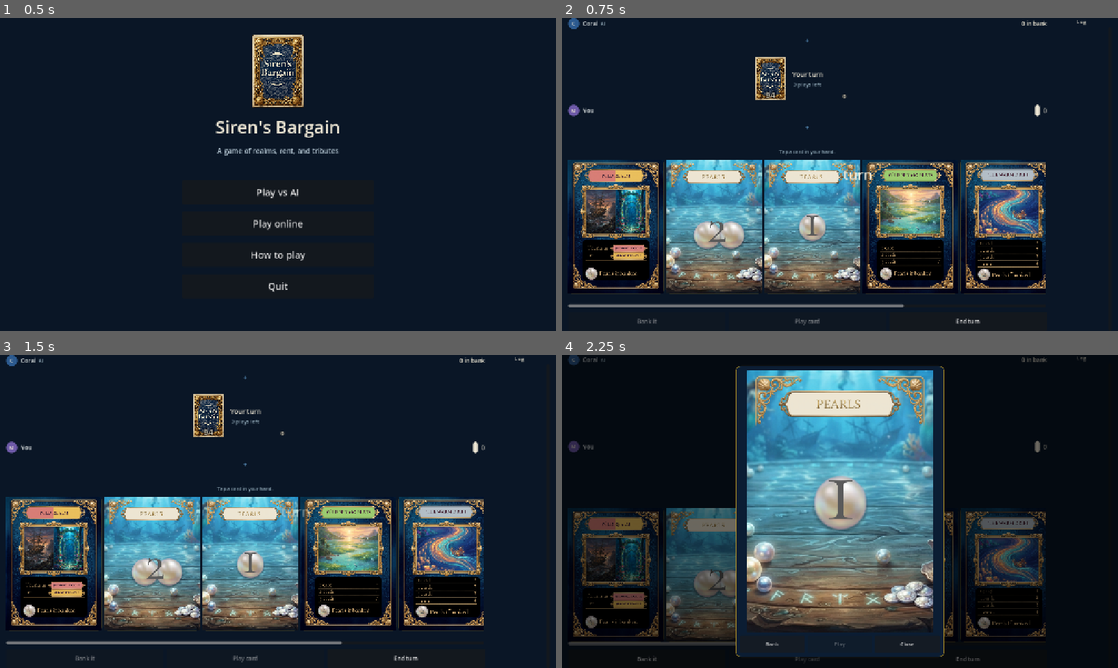
Above: before the commit, frames 1-4 (two rows, left to right).
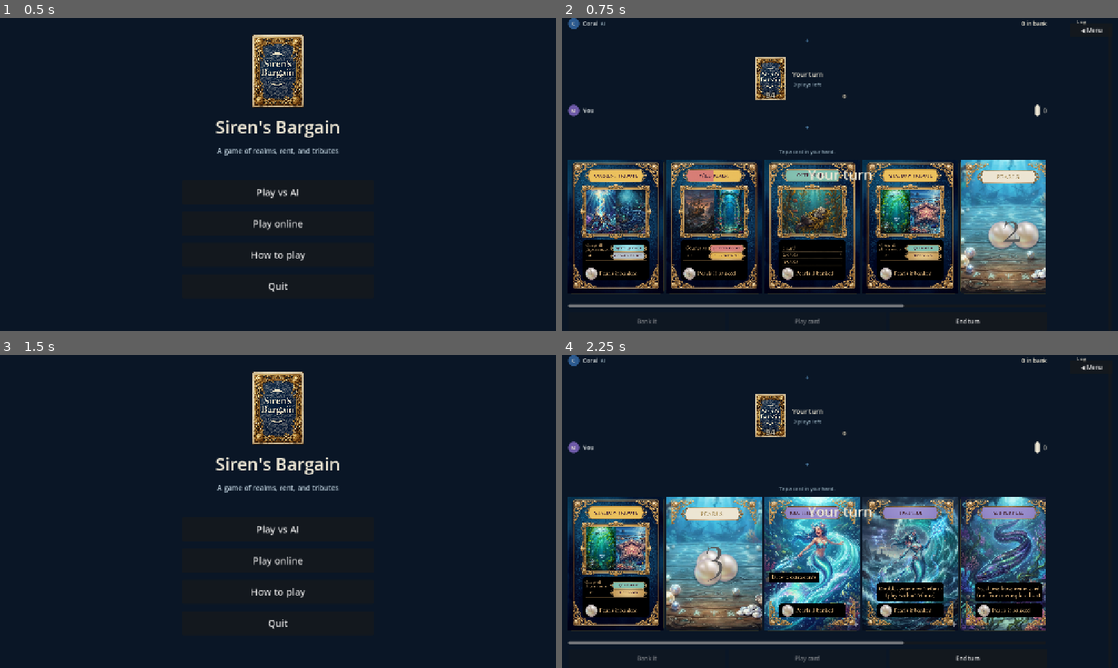
Above: after the commit, the same moments.

Repository: jordansaker/sirens-bargain
Game: Godot game, scene res://scenes/MainMenu.tscn
Two runs of this game, one before a commit and one after it. Both use one fixed random seed, a clock stepped at 60 frames per second and the inputs below.
Inputs (mouse positions are in pixels of both pictures, inside the frame that each line leads up to):
- Up to frame 1 (0.5 s): no input
- Up to frame 2 (0.75 s): click "Play vs AI" at 0.5 s
- Up to frame 3 (1.5 s): click (528, 367) at 1.25 s, where only the run after the commit has a clickable "◀ Menu"
- Up to frame 4 (2.25 s): click (840, 530) at 2 s, where only the run after the commit has a clickable "Play vs AI"

Frame 1 is identical in both runs. In frame 2, 25% of the frame differs, in the area x 4-98%, y 1-88%; in frame 3, 35%; in frame 4, 49%, in the area x 1-98%, y 0-99%.

Commit message:
Online sync: deck_init + basic actions, mid-game menu, JSON packed for web
- Online-mode host broadcasts a deck_init event on setup; guest applies it
  and joins the same starting state. Bank, play_realm, ride the current,
  Coral Cottage, Pearl Palace, wild shift, and end-turn all now send an
  event via NetworkClient and both peers apply.
- Refusable actions (Kraken / Eel / Trade / Toll / Feast / Tributes) are
  gated in online mode with a "not yet wired" prompt. The vs-AI path is
  untouched and still supports the full ruleset.
- Mid-game "◀ Menu" button in the top-right corner tears down any online
  session and returns to the main menu.
- Web export now packs `data/cards.json` via `include_filter="*.json"` —
  without this the exported build had an empty deck and no hand cards.

Also: the earlier revert on the starting deal (5, not 3) is preserved.

Follow-up: refusable-action network protocol (initiate → opponent refusal
modal → resolve) is the last networking piece before online is fully at
feature parity with vs-AI.

Co-Authored-By: Claude Opus 4.7 (1M context) <noreply@anthropic.com>

Diff:
--- a/scenes/GameScreen.tscn
+++ b/scenes/GameScreen.tscn
@@ -520,6 +520,20 @@
 text = "Close"
 theme_override_font_sizes/font_size = 12
 
+[node name="ToMenuButton" type="Button" parent="."]
+unique_name_in_owner = true
+layout_mode = 1
+anchors_preset = 1
+anchor_left = 1.0
+anchor_right = 1.0
+offset_left = -110.0
+offset_top = 12.0
+offset_right = -12.0
+offset_bottom = 44.0
+grow_horizontal = 0
+text = "◀ Menu"
+theme_override_font_sizes/font_size = 13
+
 [node name="TurnBanner" type="Label" parent="."]
 unique_name_in_owner = true
 modulate = Color(1, 1, 1, 0)
--- a/scripts/ui/GameScreen.gd
+++ b/scripts/ui/GameScreen.gd
@@ -36,9 +36,12 @@
 	GAME_OVER,
 }
 
-const HUMAN_ID := 0
-const OPPONENT_NAME := "Coral"
+# These are locked constants in vs-AI mode. In online play HUMAN_ID becomes
+# the local peer id (0 for host, 1 for guest) and OPPONENT_NAME becomes the
+# other peer's label — kept as vars so every existing reference just works.
 const HUMAN_NAME := "You"
+var HUMAN_ID: int = 0
+var OPPONENT_NAME: String = "Coral"
 
 @onready var _turn_label: Label = %TurnLabel
 @onready var _plays_label: Label = %PlaysLabel
@@ -51,6 +54,7 @@
 @onready var _log_scroll: ScrollContainer = %LogScroll
 @onready var _log_list: VBoxContainer = %LogList
 @onready var _turn_banner: Label = %TurnBanner
+@onready var _to_menu_button: Button = %ToMenuButton
 @onready var _game_over_scrim: ColorRect = %GameOverScrim
 @onready var _game_over_panel: Panel = %GameOverPanel
 @onready var _game_over_title: Label = %GameOverTitle
@@ -100,8 +104,13 @@
 
 var _gs: GameState
 var _tm: TurnManager
-var _ais: Dictionary = {}     # id -> AIOpponent (opponents only)
+var _ais: Dictionary = {}     # id -> AIOpponent (opponents only; empty when online)
 var _sfx: SoundEffects = null
+
+# Online-play plumbing. Null in vs-AI mode.
+var _net_client: NetworkClient = null
+var _is_online: bool = false
+var _waiting_for_deck_init: bool = false
 
 var _state: int = InteractionState.IDLE
 var _selected_card: CardData = null
@@ -109,6 +118,13 @@
 var _pending_discards: Array[CardData] = []
 
 func _ready() -> void:
+	# Grab the online session first so _setup_game can branch on host/guest.
+	var ns := get_tree().root.get_node_or_null("NetSession")
+	if ns != null and ns.has_method("has_active_client") and ns.has_active_client():
+		_is_online = true
+		_net_client = ns.client
+		HUMAN_ID = ns.local_player_id
+		OPPONENT_NAME = "Player 2" if HUMAN_ID == 0 else "Player 1"
 	_setup_game()
 	_configure_boards()
 	_setup_sound()
@@ -119,7 +135,10 @@
 	_hide_card_peek()
 	_hide_game_over()
 	_hide_refusal_modal()
-	_start_human_turn()
+	if _waiting_for_deck_init:
+		_prompt("Waiting for host to deal…")
+	else:
+		_start_human_turn()
 
 func _setup_sound() -> void:
 	_sfx = SoundEffects.new()
@@ -128,6 +147,14 @@
 # --- Game setup ----------------------------------------------------------
 
 func _setup_game() -> void:
+	# Host (or offline) creates and deals the deck locally.
+	# Guest opens an empty state and waits for a deck_init event before dealing.
+	if _is_online and HUMAN_ID != 0:
+		_gs = GameState.new(2, [] as Array[CardData], 0)
+		_tm = TurnManager.new(_gs)
+		_waiting_for_deck_init = true
+		return
+
 	var deck := DeckBuilder.build_deck()
 	var seed_value: int = Time.get_ticks_usec()
 	_gs = GameState.new(2, deck, seed_value)
@@ -138,7 +165,13 @@
 			var c := _gs.draw_card()
 			if c != null:
 				p.hand.append(c)
-	_ais[1] = AIOpponent.new(1)
+	if _is_online:
+		# Host: broadcast the just-dealt state so the guest starts from the
+		# same position. Sent once, immediately after setup.
+		_net_client.send(NetProtocol.build_deck_init(_gs, seed_value))
+	else:
+		# Vs-AI mode: the opponent seat is an AIOpponent.
+		_ais[1] = AIOpponent.new(1)
 
 func _shuffle_draw_pile() -> void:
 	var arr: Array[CardData] = _gs.draw_pile
@@ -160,6 +193,11 @@
 	_end_turn_button.pressed.connect(_on_end_turn_pressed)
 	_menu_cancel.pressed.connect(_on_menu_cancel_pressed)
 	_peek_close.pressed.connect(_hide_peek)
+	_to_menu_button.pressed.connect(_on_to_menu_pressed)
+	if _net_client != null:
+		_net_client.event_received.connect(_on_net_event)
+		_net_client.opponent_left.connect(_on_opponent_left)
+		_net_client.disconnected.connect(_on_opponent_left)
 	_card_peek_bank.pressed.connect(_on_card_peek_bank_pressed)
 	_card_peek_play.pressed.connect(_on_card_peek_play_pressed)
 	_card_peek_close.pressed.connect(_hide_card_peek)
@@ -195,8 +233,7 @@
 	if over > 0:
 		_begin_discard(over)
 		return
-	_tm.end_turn([])
-	_run_ai_turns()
+	_do_end_turn([] as Array[CardData])
 
 func _begin_discard(count: int) -> void:
 	_state = InteractionState.DISCARD
@@ -206,9 +243,160 @@
 	_refresh_all()
 
 func _finish_discard() -> void:
-	_tm.end_turn(_pending_discards)
+	_do_end_turn(_pending_discards)
 	_pending_discards.clear()
-	_run_ai_turns()
+
+# Shared "end my turn" — mutates local state, and in online mode broadcasts
+# the discards so the opponent's GameState stays in sync.
+func _do_end_turn(discards: Array[CardData]) -> void:
+	if _is_online:
+		var ids: Array = []
+		for c in discards:
+			ids.append(c.id)
+		_net_client.send({
+			"kind": NetProtocol.KIND_END_TURN,
+			"actor": HUMAN_ID,
+			"discard_ids": ids,
+		})
+	_tm.end_turn(discards)
+	if _is_online:
+		_after_turn_transition()
+	else:
+		_run_ai_turns()
+
+# After a turn ends (local or remote), hand off to whoever is now current.
+func _after_turn_transition() -> void:
+	if _gs.is_game_over():
+		_show_game_over()
+		return
+	if _gs.current_player_index == HUMAN_ID:
+		_start_human_turn()
+	else:
+		_await_opponent_turn()
+
+func _await_opponent_turn() -> void:
+	_state = InteractionState.AI_TURN
+	_selected_card = null
+	_refresh_all()
+	_flash_turn_banner("%s's turn" % OPPONENT_NAME)
+	_prompt("Waiting for %s…" % OPPONENT_NAME)
+
+# --- Networked play sync ------------------------------------------------
+
+func _on_to_menu_pressed() -> void:
+	# Bail to the main menu mid-match. Online sessions get torn down so the
+	# other peer sees a proper disconnect.
+	var ns := get_tree().root.get_node_or_null("NetSession")
+	if ns != null and ns.has_method("reset"):
+		ns.reset()
+	get_tree().change_scene_to_file("res://scenes/MainMenu.tscn")
+
+func _on_opponent_left() -> void:
+	_prompt("Opponent disconnected — heading back to the menu.")
+	_state = InteractionState.GAME_OVER
+	_refresh_all()
+	await get_tree().create_timer(2.0).timeout
+	get_tree().change_scene_to_file("res://scenes/MainMenu.tscn")
+
+func _on_net_event(payload: Dictionary) -> void:
+	var kind: String = String(payload.get("kind", ""))
+	match kind:
+		NetProtocol.KIND_DECK_INIT:
+			_apply_deck_init(payload)
+		NetProtocol.KIND_END_TURN:
+			_apply_end_turn(payload)
+		NetProtocol.KIND_BANK:
+			_apply_bank(payload)
+		NetProtocol.KIND_PLAY_REALM:
+			_apply_play_realm(payload)
+		NetProtocol.KIND_PLAY_RIDE:
+			_apply_play_ride(payload)
+		NetProtocol.KIND_PLAY_COTTAGE:
+			_apply_attach_modifier(payload, true)
+		NetProtocol.KIND_PLAY_PALACE:
+			_apply_attach_modifier(payload, false)
+		NetProtocol.KIND_REASSIGN_WILD:
+			_apply_reassign_wild(payload)
+		_:
+			# Unknown event — log for debugging.
+			_append_log("[color=#e88][unknown event %s][/color]" % kind)
+
+# Guest applies the host's initial deal, then hooks into the turn loop.
+func _apply_deck_init(payload: Dictionary) -> void:
+	_gs = NetProtocol.apply_deck_init(payload)
+	_tm = TurnManager.new(_gs)
+	_waiting_for_deck_init = false
+	# Re-connect play_logged since the TurnManager instance changed.
+	_tm.play_logged.connect(_on_play_logged)
+	_configure_boards()
+	_refresh_all()
+	if _gs.current_player_index == HUMAN_ID:
+		_start_human_turn()
+	else:
+		_await_opponent_turn()
+
+func _apply_end_turn(payload: Dictionary) -> void:
+	var actor: int = int(payload.get("actor", -1))
+	if actor < 0:
+		return
+	var player := _gs.players[actor]
+	var discard_ids: Array = payload.get("discard_ids", [])
+	var discards: Array[CardData] = []
+	for id in discard_ids:
+		var c := NetProtocol.find_in_hand(player, String(id))
+		if c != null:
+			discards.append(c)
+	_tm.end_turn(discards)
+	_after_turn_transition()
+
+func _apply_bank(payload: Dictionary) -> void:
+	var actor: int = int(payload.get("actor", -1))
+	var card := NetProtocol.find_in_hand(_gs.players[actor], String(payload.get("card_id", "")))
+	if card == null:
+		return
+	_tm.bank_card(card)
+	_refresh_all()
+
+func _apply_play_realm(payload: Dictionary) -> void:
+	var actor: int = int(payload.get("actor", -1))
+	var card := NetProtocol.find_in_hand(_gs.players[actor], String(payload.get("card_id", "")))
+	if card == null:
+		return
+	_tm.play_realm(card, String(payload.get("realm", "")))
+	_refresh_all()
+
+func _apply_play_ride(payload: Dictionary) -> void:
+	var actor: int = int(payload.get("actor", -1))
+	var card := NetProtocol.find_in_hand(_gs.players[actor], String(payload.get("card_id", "")))
+	if card == null:
+		return
+	_tm.play_ride_the_current(card)
+	_refresh_all()
+
+func _apply_attach_modifier(payload: Dictionary, is_cottage: bool) -> void:
+	var actor: int = int(payload.get("actor", -1))
+	var card := NetProtocol.find_in_hand(_gs.players[actor], String(payload.get("card_id", "")))
+	if card == null:
+		return
+	var realm := String(payload.get("realm", ""))
+	if is_cottage:
+		_tm.play_coral_cottage(card, realm)
+	else:
+		_tm.play_pearl_palace(card, realm)
+	_refresh_all()
+
+func _apply_reassign_wild(payload: Dictionary) -> void:
+	var actor: int = int(payload.get("actor", -1))
+	var card := NetProtocol.find_in_realms(_gs.players[actor], String(payload.get("card_id", "")))
+	if card == null:
+		return
+	_gs.players[actor].reassign_wild(card, String(payload.get("from", "")), String(payload.get("to", "")))
+	_refresh_all()
+
+# Broadcast a local action to the opponent (no-op in vs-AI mode).
+func _broadcast(payload: Dictionary) -> void:
+	if _net_client != null:
+		_net_client.send(payload)
 
 const AI_PLAY_DELAY := 0.7  # seconds between AI plays so the player can follow
 
@@ -758,14 +946,34 @@
 		return
 	if _tm.play_realm(card, target_realm):
 		_prompt("Played %s in %s." % [card.name, target_realm])
+		_broadcast({
+			"kind": NetProtocol.KIND_PLAY_REALM,
+			"actor": HUMAN_ID,
+			"card_id": card.id,
+			"realm": target_realm,
+		})
 	_selected_card = null
 	_reset_to_idle()
 
 func _begin_play_action(card: CardData) -> void:
+	# Online-mode gating: refusable actions require the network refusal
+	# protocol which is not yet wired. Block those with a clear prompt so
+	# the player doesn't stall on an unresponsive card.
+	if _is_online and card.action_effect in [
+			"mermaids_feast", "toll_of_the_tides", "krakens_grasp",
+			"slippery_eel", "trade_winds"]:
+		_prompt("Refusable actions aren't wired for online yet — bank or hold.")
+		_reset_to_idle()
+		return
 	match card.action_effect:
 		"ride_the_current":
 			if _tm.play_ride_the_current(card):
 				_prompt("Rode the Current — drew 2.")
+				_broadcast({
+					"kind": NetProtocol.KIND_PLAY_RIDE,
+					"actor": HUMAN_ID,
+					"card_id": card.id,
+				})
 			_reset_to_idle()
 		"mermaids_feast":
 			var pending := _tm.initiate_mermaids_feast(card)
@@ -1061,8 +1269,15 @@
 	_hide_menu()
 	if _selected_card == null:
 		return
-	if _tm.play_coral_cottage(_selected_card, realm):
+	var card := _selected_card
+	if _tm.play_coral_cottage(card, realm):
 		_prompt("Cottage on %s." % realm)
+		_broadcast({
+			"kind": NetProtocol.KIND_PLAY_COTTAGE,
+			"actor": HUMAN_ID,
+			"card_id": card.id,
+			"realm": realm,
+		})
 	_reset_to_idle()
 
 func _begin_palace() -> void:
@@ -1083,8 +1298,15 @@
 	_hide_menu()
 	if _selected_card == null:
 		return
-	if _tm.play_pearl_palace(_selected_card, realm):
+	var card := _selected_card
+	if _tm.play_pearl_palace(card, realm):
 		_prompt("Palace on %s." % realm)
+		_broadcast({
+			"kind": NetProtocol.KIND_PLAY_PALACE,
+			"actor": HUMAN_ID,
+			"card_id": card.id,
+			"realm": realm,
+		})
 	_reset_to_idle()
 
 func _apply_modifier(realm_name: String) -> void:
@@ -1097,6 +1319,10 @@
 
 func _begin_play_tribute() -> void:
 	if _selected_card == null:
+		return
+	if _is_online:
+		_prompt("Tributes aren't wired for online yet — bank or hold.")
+		_reset_to_idle()
 		return
 	var human: PlayerState = _gs.players[HUMAN_ID]
 	var eligible: Array[String] = []
@@ -1130,8 +1356,14 @@
 	_hide_menu()
 	if _selected_card == null:
 		return
-	if _tm.bank_card(_selected_card):
-		_prompt("Banked %s." % _selected_card.name)
+	var card := _selected_card
+	if _tm.bank_card(card):
+		_prompt("Banked %s." % card.name)
+		_broadcast({
+			"kind": NetProtocol.KIND_BANK,
+			"actor": HUMAN_ID,
+			"card_id": card.id,
+		})
 	_selected_card = null
 	_reset_to_idle()
 
@@ -1446,6 +1678,13 @@
 	var human: PlayerState = _gs.players[HUMAN_ID]
 	human.reassign_wild(card, from_realm, to_realm)
 	_prompt("%s moved: %s → %s." % [card.name, from_realm, to_realm])
+	_broadcast({
+		"kind": NetProtocol.KIND_REASSIGN_WILD,
+		"actor": HUMAN_ID,
+		"card_id": card.id,
+		"from": from_realm,
+		"to": to_realm,
+	})
 	# State stays IDLE — reassigning a wild is free. Refresh boards, then
 	# reopen the peek on the destination so the player sees where it landed.
 	_refresh_all()
Not shown, changed: export_presets.cfg
